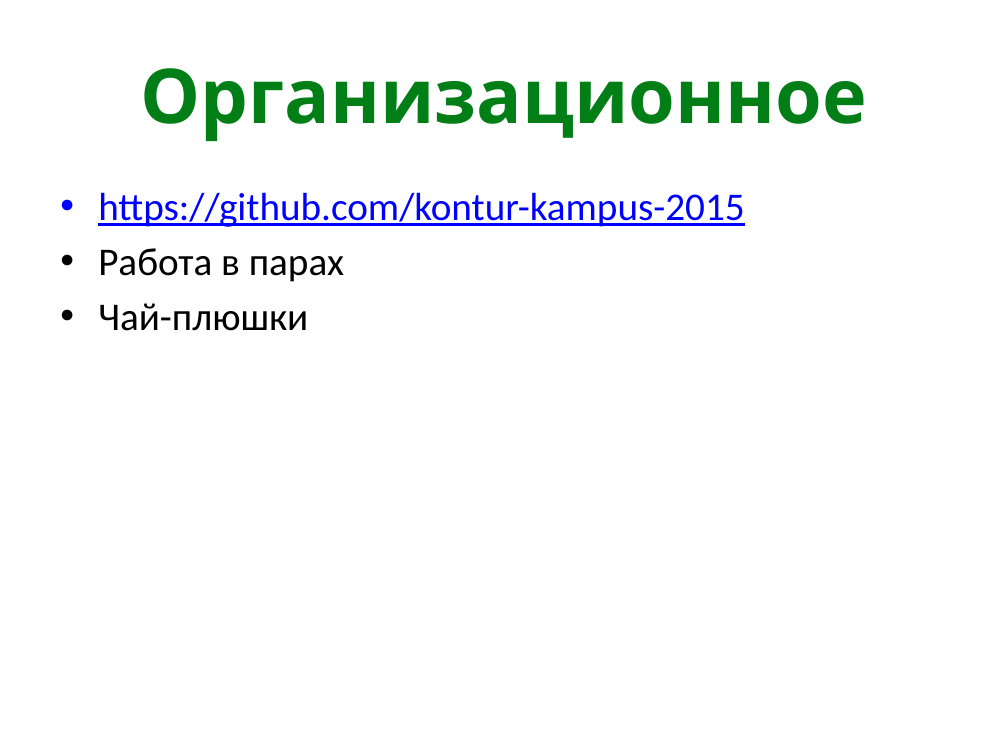
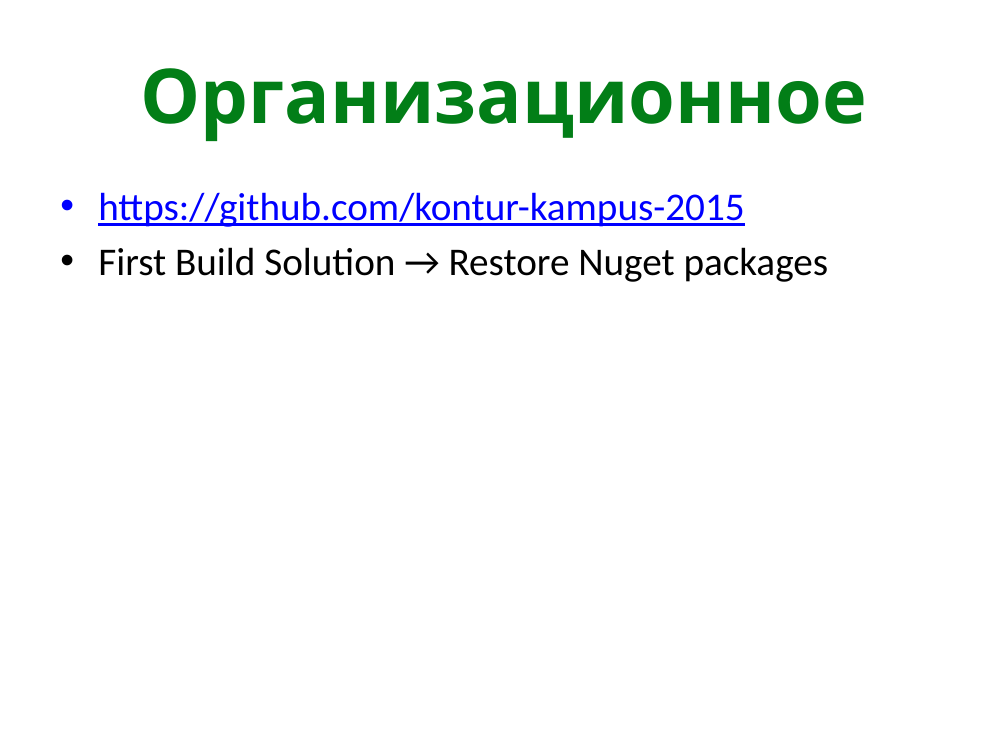
Before and after one commit to kontur-kampus-2015/kontur-kampus, a slide deck: slide 2 of 1-CodeQuality/quality-slides.pptx. Drawn at 1008x756 pixels with LibreOffice and Linux fonts; fonts in the diff are those of the drawing. Boxes give left, top, right and bottom in pixels: in the first picture for what was removed or moved away, otherwise in the second. Text is boxed around its words. In the diff, an @@ line names an element or a change of style, - is before the commit and + after.

```diff
--- a/1-CodeQuality/quality-slides.pptx
+++ b/1-CodeQuality/quality-slides.pptx
@@ text at [98, 247, 829, 282]: text changed @@
-• Работа в парах
-• Чай-плюшки
+• First Build Solution → Restore Nuget packages
```
Also in this commit, not shown: 36 other files.
